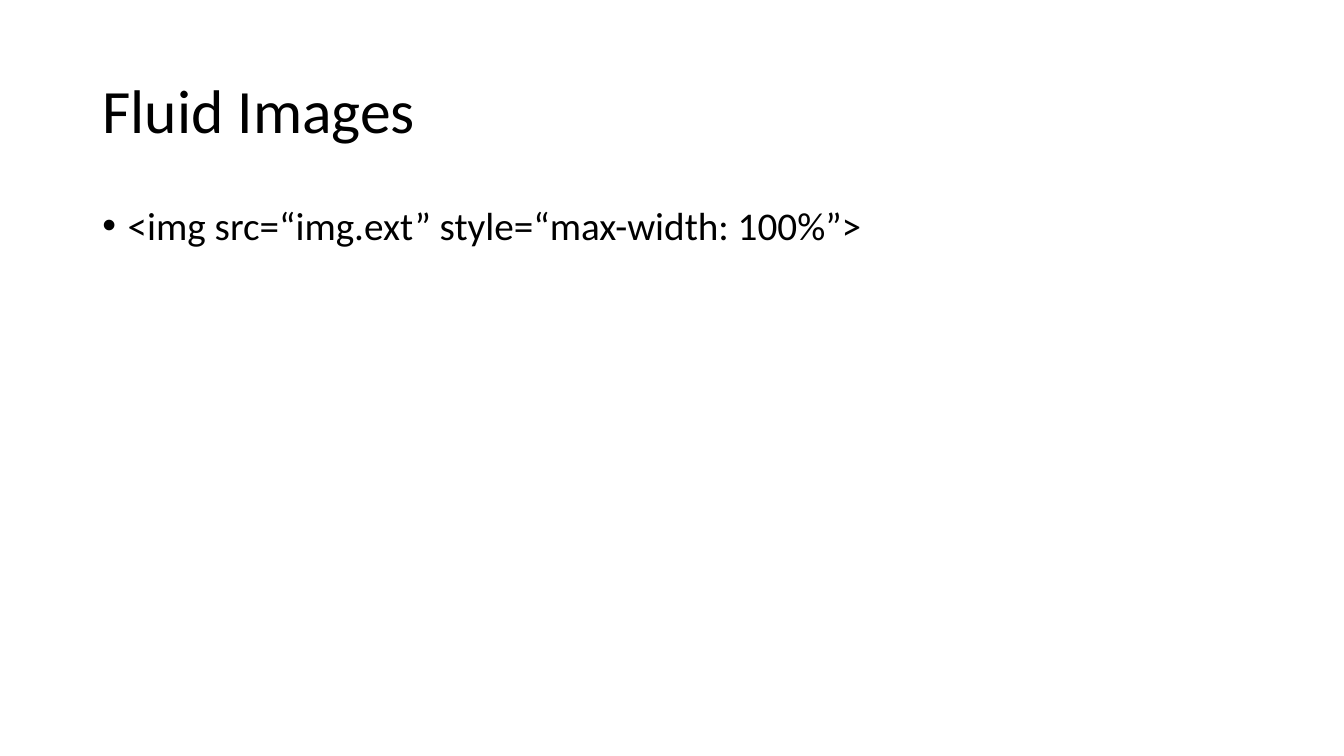
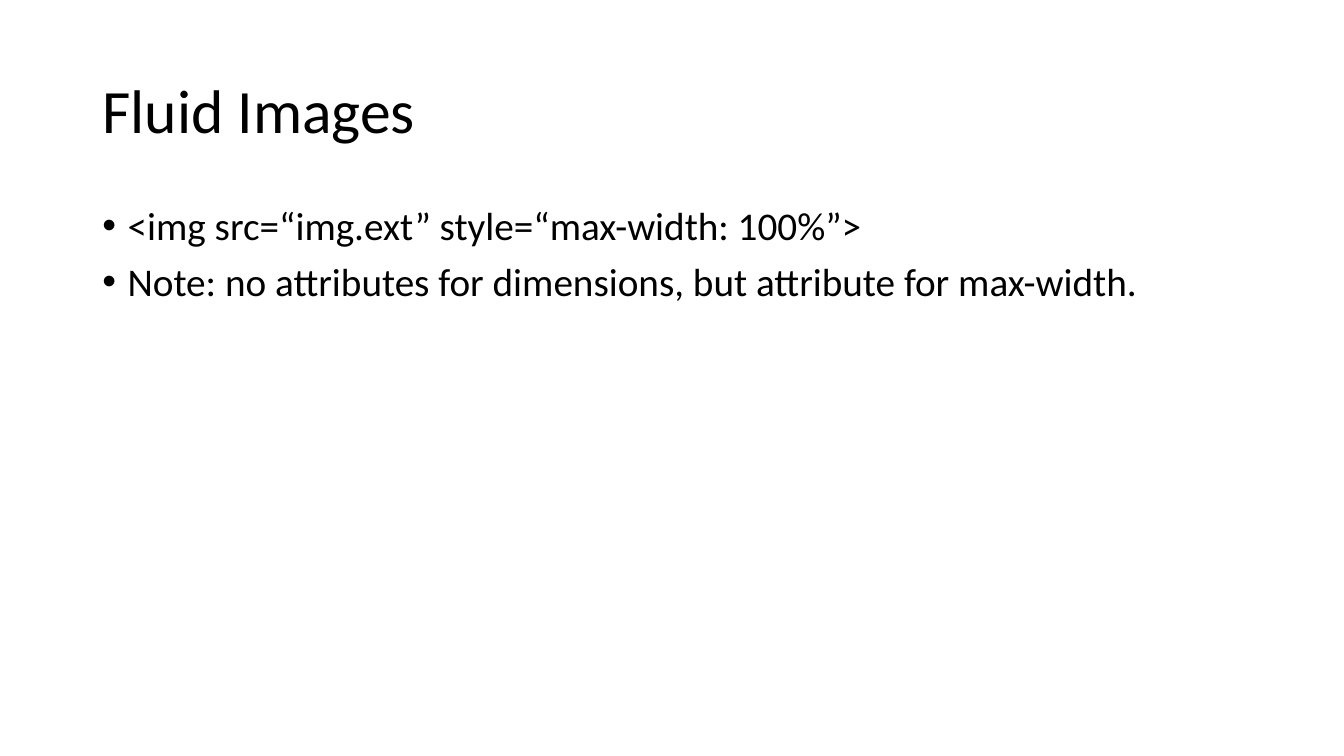
Before and after one commit to mlybrand/ResponsiveWebDesign, a slide deck: slide 9 of presentation/ResponsiveWebDesign.pptx. Drawn at 1344x756 pixels with LibreOffice and Linux fonts; fonts in the diff are those of the drawing. Boxes give left, top, right and bottom in pixels: in the first picture for what was removed or moved away, otherwise in the second. Text is boxed around its words. In the diff, an @@ line names an element or a change of style, - is before the commit and + after.

Commit message:
more slides

```diff
--- a/presentation/ResponsiveWebDesign.pptx
+++ b/presentation/ResponsiveWebDesign.pptx
@@ text at box(128, 268, 1136, 301): paragraph added @@
+• Note: no attributes for dimensions, but attribute for max-width.
```
Also in this commit, not shown: 3 slides added.
